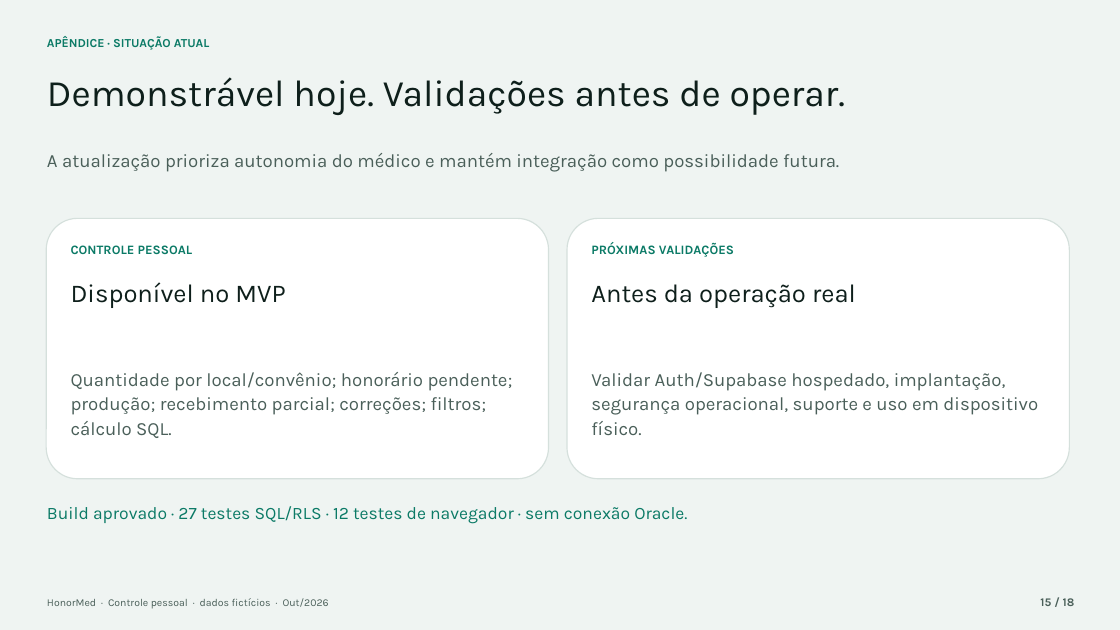
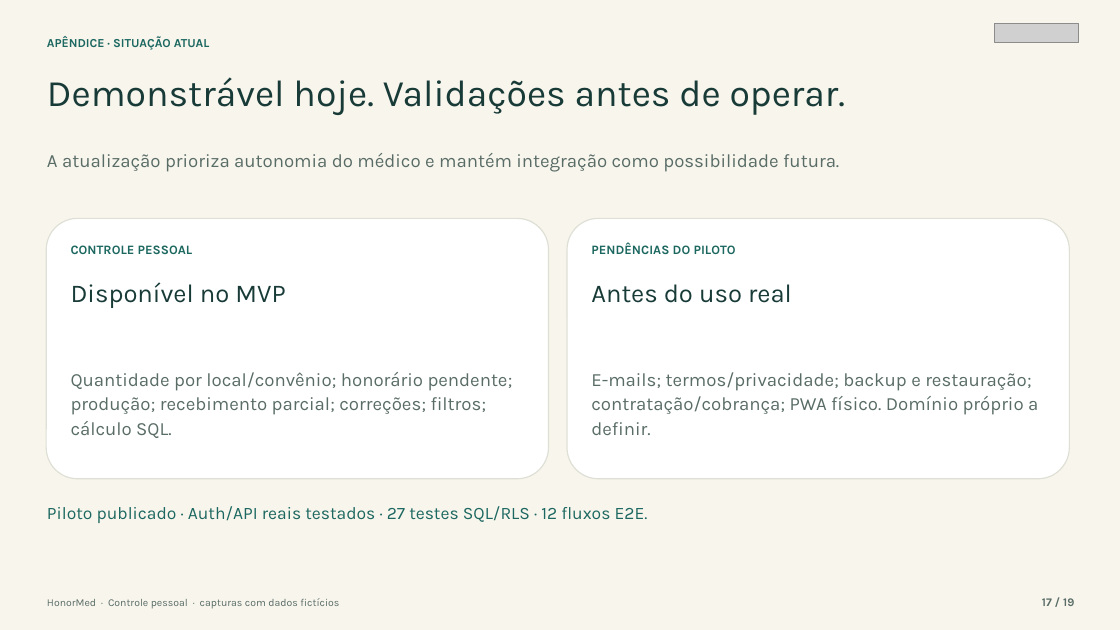
Before and after one commit to Gor0d/HonorMed, a slide deck: slide 17 of docs/apresentacao/HonorMed_Apresentacao_Medicos.pptx (slide 15 before the commit). Drawn at 1120x630 pixels with LibreOffice and Linux fonts; fonts in the diff are those of the drawing; grey boxes stand for pictures. Boxes give left, top, right and bottom in pixels: in the first picture for what was removed or moved away, otherwise in the second. Text is boxed around its words. In the diff, an @@ line names an element or a change of style, - is before the commit and + after.

Commit message:
docs: atualizar apresentacao medica para identidade e piloto

```diff
--- a/docs/apresentacao/HonorMed_Apresentacao_Medicos.pptx
+++ b/docs/apresentacao/HonorMed_Apresentacao_Medicos.pptx
@@ background #EFF4F2 to #F8F5ED @@
@@ picture added at (995, 24, 1079, 42) @@
@@ text "APÊNDICE · SITUAÇÃO ATUAL" at (47, 36, 210, 50): text colour #0B7A66 to #1C6860 @@
@@ text "Demonstrável hoje. Validações antes de ..." at (47, 77, 846, 115): text colour #0E1F1B to #183B38 @@
@@ text "A atualização prioriza autonomia do ..." at (47, 153, 839, 172): text colour #4A5F59 to #596C66 @@
@@ rounded rectangle at (46, 218, 549, 479): outline #D5E0DC 1 pt to #DEDFD5 1 pt @@
@@ rounded rectangle at (567, 218, 1070, 479): outline #D5E0DC 1 pt to #DEDFD5 1 pt @@
@@ text "CONTROLE PESSOAL" at (71, 245, 193, 254): text colour #0B7A66 to #1C6860 @@
@@ text at (591, 242, 736, 254): text changed; text colour #0B7A66 to #1C6860 @@
-PRÓXIMAS VALIDAÇÕES
+PENDÊNCIAS DO PILOTO
@@ text "Disponível no MVP" at (71, 282, 285, 308): text colour #0E1F1B to #183B38 @@
@@ text at (591, 284, 792, 303): text changed; text colour #0E1F1B to #183B38 @@
-Antes da operação real
+Antes do uso real
@@ text "Quantidade por local/convênio; honorário pendente; ..." at (71, 372, 513, 438): text colour #4A5F59 to #596C66 @@
@@ text at (591, 372, 1038, 435): text changed; text colour #4A5F59 to #596C66 @@
-Validar Auth/Supabase hospedado, implantação, segurança operacional, suporte e uso em dispositivo físico.
+E-mails; termos/privacidade; backup e restauração; contratação/cobrança; PWA físico. Domínio próprio a definir.
@@ text at (47, 506, 648, 523): text changed; text colour #0B7A66 to #1C6860 @@
-Build aprovado · 27 testes SQL/RLS · 12 testes de navegador · sem conexão Oracle.
+Piloto publicado · Auth/API reais testados · 27 testes SQL/RLS · 12 fluxos E2E.
@@ text at (47, 598, 339, 609): text changed; text colour #4A5F59 to #596C66 @@
-HonorMed · Controle pessoal · dados fictícios · Out/2026
+HonorMed · Controle pessoal · capturas com dados fictícios
@@ text at (1042, 598, 1074, 606): text changed; text colour #4A5F59 to #596C66 @@
-15 / 18
+17 / 19
```
Also in this commit, not shown: 16 other slides changed, 2 slides added, 1 slide removed, 4 other files.
